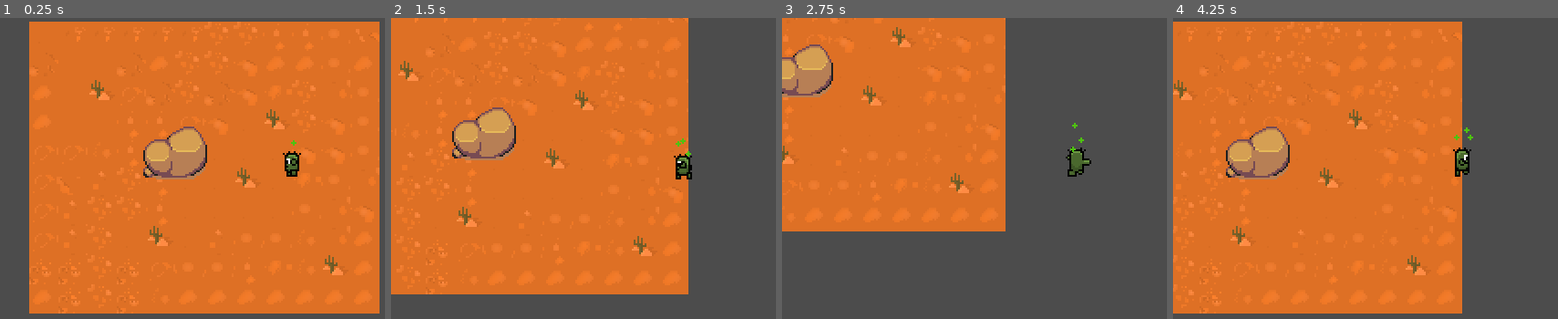
Above: before the commit, frames 1-4 (left to right).
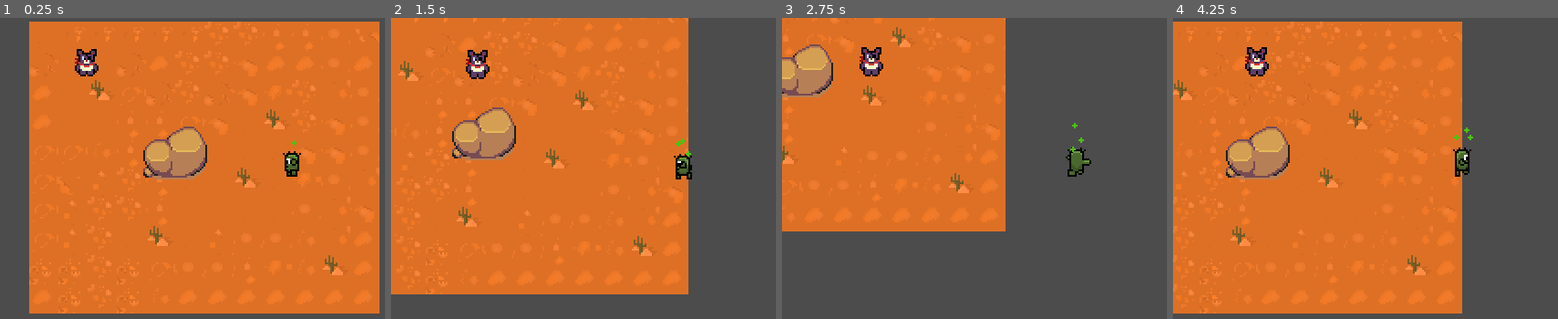
Above: after the commit, the same moments.

Repository: dsp125/CactusGame
Game: Godot game, scene res://World.tscn
Two runs of this game, one before a commit and one after it. Both use one fixed random seed, a clock stepped at 60 frames per second and the inputs below.
Inputs (mouse positions are in pixels of both pictures, inside the frame that each line leads up to):
- Up to frame 1 (0.25 s): no input
- Up to frame 2 (1.5 s): tap Enter at 0.5 s; move the mouse to (outside the picture) at 0.52 s; hold Right (ui_right) 0.53-1.28 s; move the mouse to (564, 198) at 1.27 s; hold Down (ui_down) from 1.28 s (still down)
- Up to frame 3 (2.75 s): move the mouse to (1132, 111) at 2.02 s; release Down (ui_down) at 2.03 s; hold Right (ui_right) from 2.03 s (still down)
- Up to frame 4 (4.25 s): move the mouse to (1434, 246) at 2.77 s; release Right (ui_right) at 2.78 s; hold Up (ui_up) 2.78-3.53 s; move the mouse to (outside the picture) at 3.52 s; hold Left (ui_left) from 3.53 s (still down)

The runs differ from the first frame. In frame 1, 0.4% of the frame differs, in the area x 19-26%, y 10-20%; in frame 2, 0.5%, in the area x 19-26%, y 10-21%; in frame 3, 0.5%; in frame 4, 0.5%.

Commit message:
Initial Enemy Scene

Diff:
--- /dev/null
+++ b/Enemies/BearBandito.tscn
@@ -0,0 +1,237 @@
+[gd_scene load_steps=28 format=2]
+
+[ext_resource path="res://Sprites/bear bandito-Sheet.png" type="Texture" id=1]
+[ext_resource path="res://Hurtboxes/Hurtbox.tscn" type="PackedScene" id=2]
+
+[sub_resource type="CapsuleShape2D" id=1]
+radius = 5.0
+height = 8.0
+
+[sub_resource type="CapsuleShape2D" id=2]
+radius = 8.0
+height = 0.0
+
+[sub_resource type="Animation" id=3]
+resource_name = "Damaged"
+length = 0.4
+tracks/0/type = "value"
+tracks/0/path = NodePath("Sprite:frame")
+tracks/0/interp = 1
+tracks/0/loop_wrap = true
+tracks/0/imported = false
+tracks/0/enabled = true
+tracks/0/keys = {
+"times": PoolRealArray( 0, 0.1, 0.2, 0.3 ),
+"transitions": PoolRealArray( 1, 1, 1, 1 ),
+"update": 1,
+"values": [ 0, 1, 2, 3 ]
+}
+
+[sub_resource type="Animation" id=10]
+resource_name = "IdleDown"
+length = 0.6
+loop = true
+tracks/0/type = "value"
+tracks/0/path = NodePath("Sprite:frame")
+tracks/0/interp = 1
+tracks/0/loop_wrap = true
+tracks/0/imported = false
+tracks/0/enabled = true
+tracks/0/keys = {
+"times": PoolRealArray( 0, 0.1, 0.2, 0.3, 0.4, 0.5 ),
+"transitions": PoolRealArray( 1, 1, 1, 1, 1, 1 ),
+"update": 1,
+"values": [ 36, 37, 38, 39, 40, 41 ]
+}
+
+[sub_resource type="Animation" id=4]
+length = 0.001
+tracks/0/type = "value"
+tracks/0/path = NodePath("Sprite:frame")
+tracks/0/interp = 1
+tracks/0/loop_wrap = true
+tracks/0/imported = false
+tracks/0/enabled = true
+tracks/0/keys = {
+"times": PoolRealArray( 0 ),
+"transitions": PoolRealArray( 1 ),
+"update": 1,
+"values": [ 0 ]
+}
+
+[sub_resource type="Animation" id=5]
+resource_name = "Throw"
+length = 0.5
+tracks/0/type = "value"
+tracks/0/path = NodePath("Sprite:frame")
+tracks/0/interp = 1
+tracks/0/loop_wrap = true
+tracks/0/imported = false
+tracks/0/enabled = true
+tracks/0/keys = {
+"times": PoolRealArray( 0, 0.1, 0.2, 0.3, 0.4 ),
+"transitions": PoolRealArray( 1, 1, 1, 1, 1 ),
+"update": 1,
+"values": [ 6, 7, 8, 9, 10 ]
+}
+
+[sub_resource type="Animation" id=11]
+resource_name = "Walk Down"
+length = 0.6
+loop = true
+tracks/0/type = "value"
+tracks/0/path = NodePath("Sprite:frame")
+tracks/0/interp = 1
+tracks/0/loop_wrap = true
+tracks/0/imported = false
+tracks/0/enabled = true
+tracks/0/keys = {
+"times": PoolRealArray( 0, 0.1, 0.2, 0.3, 0.4, 0.5 ),
+"transitions": PoolRealArray( 1, 1, 1, 1, 1, 1 ),
+"update": 1,
+"values": [ 30, 31, 32, 33, 34, 35 ]
+}
+
+[sub_resource type="Animation" id=6]
+resource_name = "Walk Left"
+length = 0.6
+loop = true
+tracks/0/type = "value"
+tracks/0/path = NodePath("Sprite:frame")
+tracks/0/interp = 1
+tracks/0/loop_wrap = true
+tracks/0/imported = false
+tracks/0/enabled = true
+tracks/0/keys = {
+"times": PoolRealArray( 0, 0.1, 0.2, 0.3, 0.4, 0.5 ),
+"transitions": PoolRealArray( 1, 1, 1, 1, 1, 1 ),
+"update": 1,
+"values": [ 18, 19, 20, 21, 22, 23 ]
+}
+
+[sub_resource type="Animation" id=7]
+resource_name = "Walk Right"
+length = 0.6
+loop = true
+tracks/0/type = "value"
+tracks/0/path = NodePath("Sprite:frame")
+tracks/0/interp = 1
+tracks/0/loop_wrap = true
+tracks/0/imported = false
+tracks/0/enabled = true
+tracks/0/keys = {
+"times": PoolRealArray( 0, 0.1, 0.2, 0.3, 0.4, 0.5 ),
+"transitions": PoolRealArray( 1, 1, 1, 1, 1, 1 ),
+"update": 1,
+"values": [ 12, 13, 14, 15, 16, 17 ]
+}
+
+[sub_resource type="Animation" id=12]
+resource_name = "Walk Up"
+length = 0.6
+loop = true
+tracks/0/type = "value"
+tracks/0/path = NodePath("Sprite:frame")
+tracks/0/interp = 1
+tracks/0/loop_wrap = true
+tracks/0/imported = false
+tracks/0/enabled = true
+tracks/0/keys = {
+"times": PoolRealArray( 0, 0.1, 0.2, 0.3, 0.4, 0.5 ),
+"transitions": PoolRealArray( 1, 1, 1, 1, 1, 1 ),
+"update": 1,
+"values": [ 24, 25, 26, 27, 28, 29 ]
+}
+
+[sub_resource type="AnimationNodeAnimation" id=21]
+animation = "Throw"
+
+[sub_resource type="AnimationNodeAnimation" id=13]
+animation = "IdleDown"
+
+[sub_resource type="AnimationNodeAnimation" id=14]
+animation = "Walk Left"
+
+[sub_resource type="AnimationNodeAnimation" id=15]
+animation = "Walk Down"
+
+[sub_resource type="AnimationNodeAnimation" id=16]
+animation = "Walk Right"
+
+[sub_resource type="AnimationNodeAnimation" id=17]
+animation = "Walk Up"
+
+[sub_resource type="AnimationNodeBlendSpace2D" id=18]
+blend_point_0/node = SubResource( 14 )
+blend_point_0/pos = Vector2( -1, 0 )
+blend_point_1/node = SubResource( 15 )
+blend_point_1/pos = Vector2( 0, 1 )
+blend_point_2/node = SubResource( 16 )
+blend_point_2/pos = Vector2( 1, 0 )
+blend_point_3/node = SubResource( 17 )
+blend_point_3/pos = Vector2( 0, -1 )
+blend_mode = 1
+
+[sub_resource type="AnimationNodeStateMachineTransition" id=19]
+
+[sub_resource type="AnimationNodeStateMachineTransition" id=20]
+
+[sub_resource type="AnimationNodeStateMachineTransition" id=22]
+
+[sub_resource type="AnimationNodeStateMachineTransition" id=23]
+
+[sub_resource type="AnimationNodeStateMachineTransition" id=24]
+
+[sub_resource type="AnimationNodeStateMachineTransition" id=25]
+
+[sub_resource type="AnimationNodeStateMachine" id=8]
+states/Attack/node = SubResource( 21 )
+states/Attack/position = Vector2( 497, 176 )
+states/Idle/node = SubResource( 13 )
+states/Idle/position = Vector2( 631, 59 )
+states/Patrol/node = SubResource( 18 )
+states/Patrol/position = Vector2( 349, 59 )
+transitions = [ "Patrol", "Idle", SubResource( 19 ), "Idle", "Patrol", SubResource( 20 ), "Patrol", "Attack", SubResource( 22 ), "Attack", "Patrol", SubResource( 23 ), "Attack", "Idle", SubResource( 24 ), "Idle", "Attack", SubResource( 25 ) ]
+
+[sub_resource type="AnimationNodeStateMachinePlayback" id=9]
+
+[node name="BearBandito" type="KinematicBody2D"]
+collision_layer = 4
+collision_mask = 3
+
+[node name="Sprite" type="Sprite" parent="."]
+position = Vector2( -1, 1 )
+texture = ExtResource( 1 )
+offset = Vector2( 0, -11 )
+hframes = 6
+vframes = 7
+
+[node name="CollisionShape2D" type="CollisionShape2D" parent="."]
+rotation = 1.5708
+shape = SubResource( 1 )
+
+[node name="Hurtbox" parent="." instance=ExtResource( 2 )]
+collision_layer = 2
+
+[node name="CollisionShape2D" parent="Hurtbox" index="0"]
+position = Vector2( 0, -11 )
+shape = SubResource( 2 )
+
+[node name="AnimationPlayer" type="AnimationPlayer" parent="."]
+autoplay = "IdleDown"
+anims/Damaged = SubResource( 3 )
+anims/IdleDown = SubResource( 10 )
+anims/RESET = SubResource( 4 )
+anims/Throw = SubResource( 5 )
+"anims/Walk Down" = SubResource( 11 )
+"anims/Walk Left" = SubResource( 6 )
+"anims/Walk Right" = SubResource( 7 )
+"anims/Walk Up" = SubResource( 12 )
+
+[node name="AnimationTree" type="AnimationTree" parent="."]
+tree_root = SubResource( 8 )
+anim_player = NodePath("../AnimationPlayer")
+parameters/playback = SubResource( 9 )
+parameters/Patrol/blend_position = Vector2( 0, 0 )
+
+[editable path="Hurtbox"]
--- a/Hitboxes/Projectiles/Scripts/Thorn.gd
+++ b/Hitboxes/Projectiles/Scripts/Thorn.gd
@@ -14,15 +14,15 @@
 
 func _on_Area2D_area_entered(area):
 	print(area)
-	pass # Replace with function body.
+
 
 
 func _on_Area2D_body_entered(body):
 	print(body)
-	pass # Replace with function body.
+	destroy()
+
 
 
 func _on_VisibilityNotifier2D_screen_exited():
 	print("leaving")
 	destroy()
-	pass # Replace with function body.
--- a/Hitboxes/Projectiles/Thorn.tscn
+++ b/Hitboxes/Projectiles/Thorn.tscn
@@ -7,6 +7,8 @@
 radius = 3.0
 
 [node name="Area2D" type="Area2D"]
+collision_layer = 8
+collision_mask = 5
 script = ExtResource( 2 )
 
 [node name="Sprite" type="Sprite" parent="."]
--- a/Player/Player.gd
+++ b/Player/Player.gd
@@ -8,7 +8,7 @@
 
 var velocity = Vector2.ZERO
 var prev_vector = Vector2.DOWN #USED TO SAVE LAST FACING DIRECTION
-var direction_vector = get_global_mouse_position() - position
+var direction_vector = Vector2.DOWN
 
 #Scenes instantiated via player script
 export var REF_THORN = preload("res://Hitboxes/Projectiles/Thorn.tscn")
--- a/Player/Player.tscn
+++ b/Player/Player.tscn
@@ -991,6 +991,8 @@
 height = 0.0
 
 [node name="Player" type="KinematicBody2D"]
+collision_layer = 2
+collision_mask = 5
 script = ExtResource( 1 )
 
 [node name="Sprite" type="Sprite" parent="."]
@@ -1050,6 +1052,7 @@
 parameters/Walk/blend_position = Vector2( 0.0047543, 0.594828 )
 
 [node name="Hurtbox" parent="." instance=ExtResource( 3 )]
+collision_layer = 2
 
 [node name="CollisionShape2D" parent="Hurtbox" index="0"]
 position = Vector2( 0, -11 )
--- a/World.tscn
+++ b/World.tscn
@@ -1,9 +1,10 @@
-[gd_scene load_steps=6 format=2]
+[gd_scene load_steps=7 format=2]
 
 [ext_resource path="res://Player/Player.tscn" type="PackedScene" id=1]
 [ext_resource path="res://Sprites/desert_test.png" type="Texture" id=2]
 [ext_resource path="res://Objects/Rock.tscn" type="PackedScene" id=3]
 [ext_resource path="res://Sprites/healing.png" type="Texture" id=4]
+[ext_resource path="res://Enemies/BearBandito.tscn" type="PackedScene" id=5]
 
 [sub_resource type="TileSet" id=1]
 0/name = "desert_test.png 0"
@@ -296,6 +297,9 @@
 smoothing_enabled = true
 smoothing_speed = 40.0
 
+[node name="BearBandito" parent="YSort/Player/Camera2D" instance=ExtResource( 5 )]
+position = Vector2( -112, -56 )
+
 [node name="Rock" parent="YSort" instance=ExtResource( 3 )]
 
 [node name="TileMap" type="TileMap" parent="."]
--- a/project.godot
+++ b/project.godot
@@ -95,6 +95,11 @@
 2d_render/layer_1="World"
 2d_render/layer_2="PlayerHurtbox"
 2d_render/layer_3="EnemyHurtbox"
+2d_physics/layer_1="World"
+2d_physics/layer_2="PlayerHurtbox"
+2d_physics/layer_3="EnemyHurtbox"
+2d_physics/layer_4="PlayerHitbox"
+2d_physics/layer_5="EnemyHitbox"
 
 [physics]
 
Binary file added: Sprites/bear bandito-Sheet.png
Not shown, added: Sprites/bear bandito-Sheet.png.import
